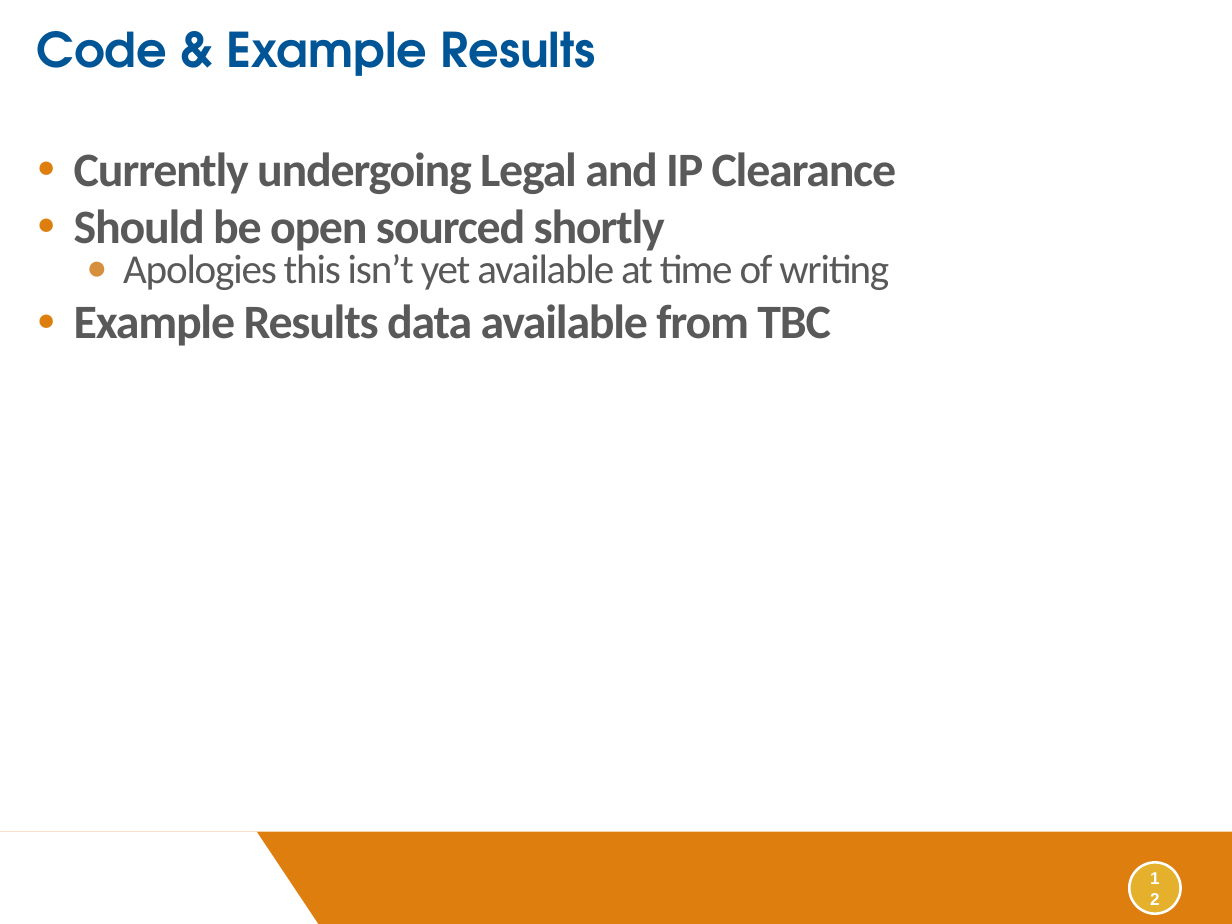
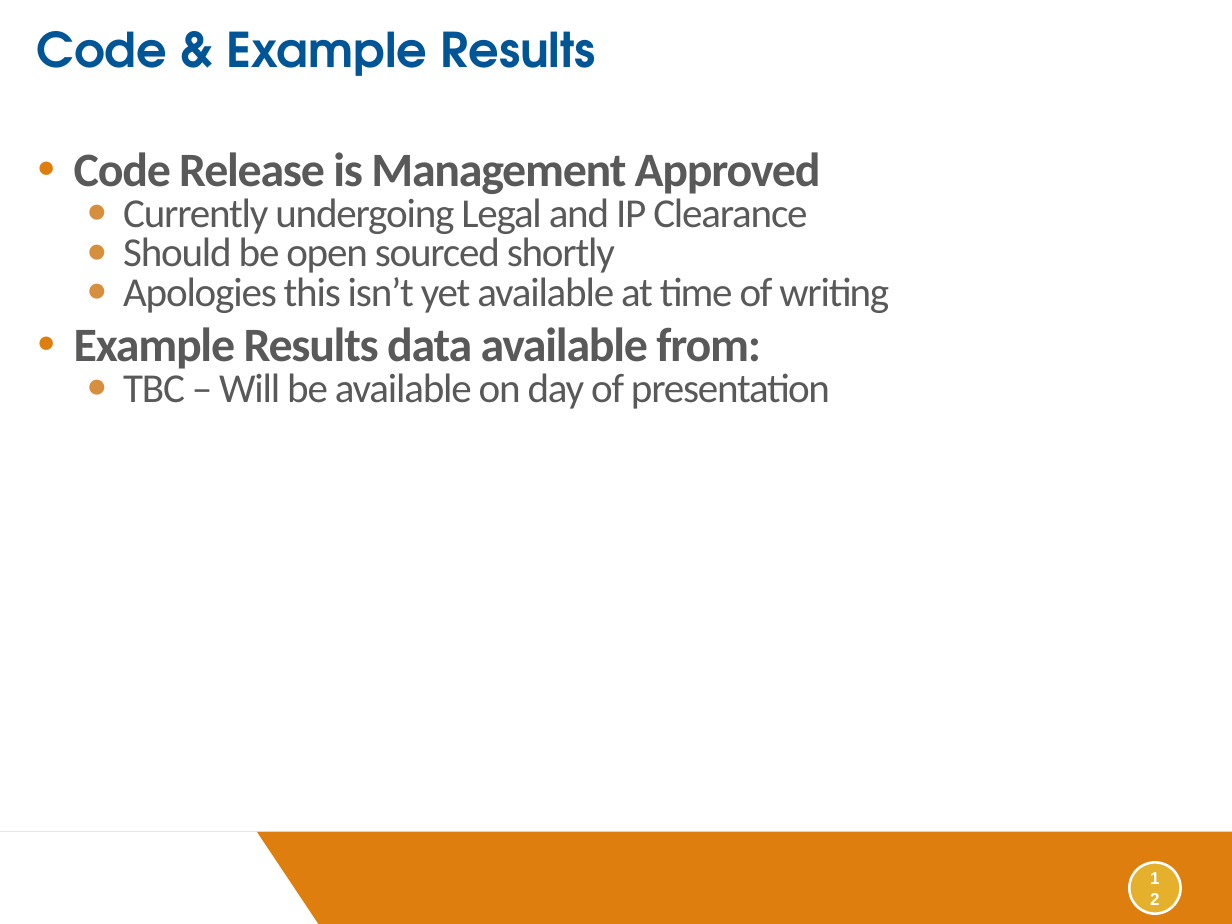
Before and after one commit to JohnGoldsmith/dotnetrdf-wiki, a slide deck: slide 12 of Slides/SemTech West 2012 Conference Presentation.pptx. Drawn at 1232x924 pixels with LibreOffice and Linux fonts; fonts in the diff are those of the drawing; background and template pictures are left out. Boxes give left, top, right and bottom in pixels: in the first picture for what was removed or moved away, otherwise in the second. Text is boxed around its words. In the diff, an @@ line names an element or a change of style, - is before the commit and + after.

```diff
--- a/Slides/SemTech West 2012 Conference Presentation.pptx
+++ b/Slides/SemTech West 2012 Conference Presentation.pptx
@@ text at (x1=74, y1=152, x2=821, y2=194): paragraph added @@
+● Code Release is Management Approved
@@ text at (x1=123, y1=193, x2=807, y2=273): size 28 to 24 pt, bold off in "Currently undergoing Legal and IP Clearance", "Should be open sourced shortly"; list level 1 to 2 in "Currently undergoing Legal and IP ..."; bullet colour #DD7E0E to #D6903D; list level 1 to 2 in "Should be open sourced shortly" @@
@@ text at (x1=74, y1=327, x2=830, y2=409): text changed; size 28 to 24 pt; bold off @@
-● Example Results data available from TBC
+● Example Results data available from:
+  ● TBC – Will be available on day of presentation
```
Also in this commit, not shown: 5 other slides changed.
